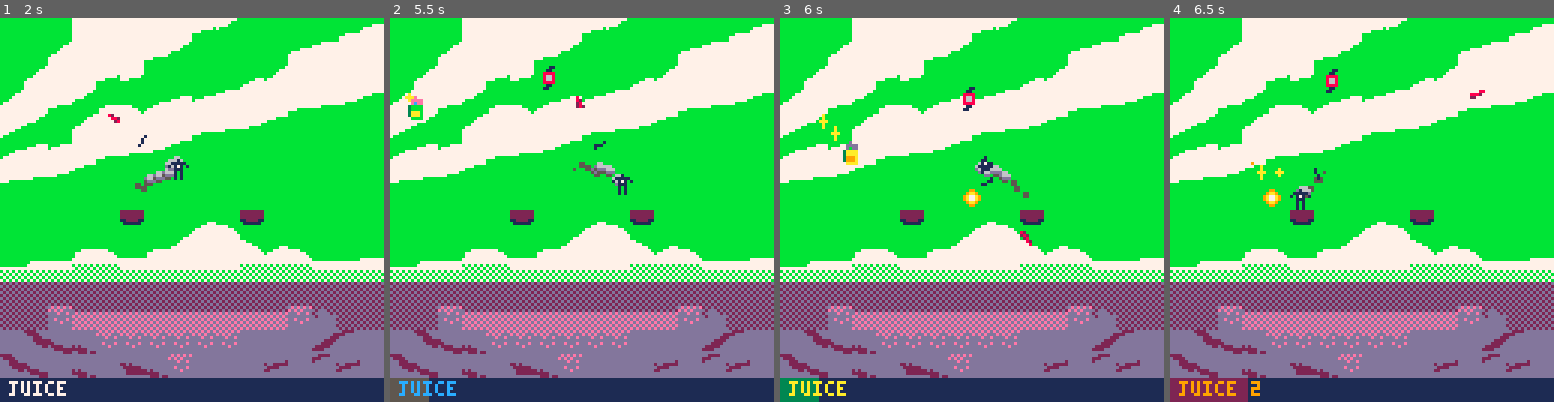
Above: before the commit, frames 1-4 (left to right).
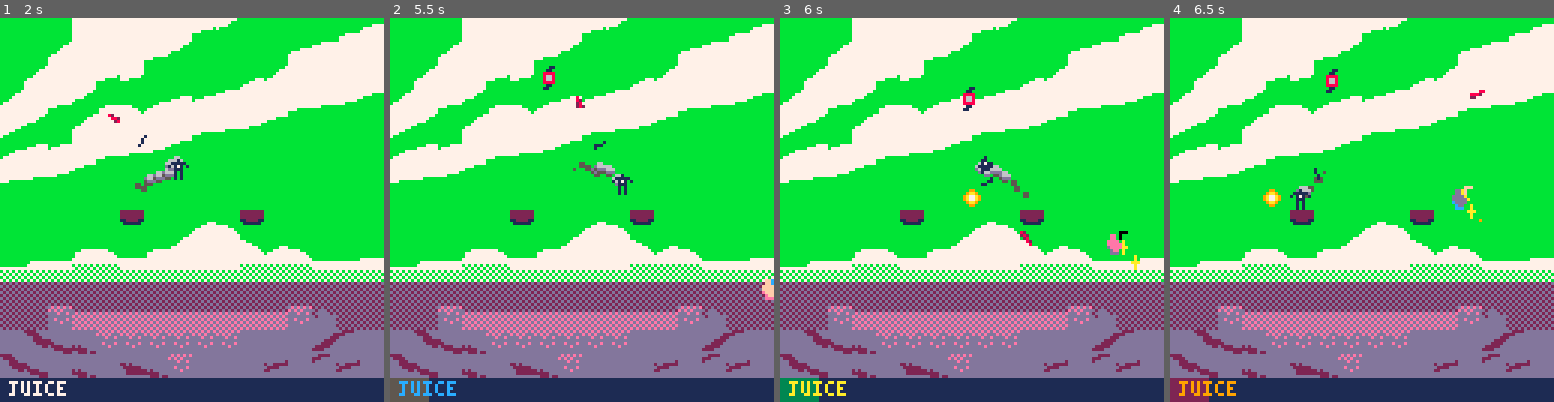
Above: after the commit, the same moments.

Repository: Jebuu/LD40
Game: PICO-8 cartridge ld40.p8
Two runs of this game, one before a commit and one after it. Both use one fixed random seed, a clock stepped at 60 frames per second and the inputs below.
Inputs (mouse positions are in pixels of both pictures, inside the frame that each line leads up to):
- Up to frame 1 (2 s): tap X (X key) at 0.33, 1.07, 1.85 s; click (280, 121) at 0.67 s; tap O (Z key) at 0.7, 1.7 s; click (46, 267) at 1.22 s; hold Right from 1.6 s (still down); click (107, 114) at 1.77 s
- Up to frame 2 (5.5 s): release Right at 2.1 s; tap O (Z key) every 0.4 s from 2.1 to 5.3 s; hold Up 2.15-2.42 s; click (562, 259) at 2.32 s; hold Right 2.47-3.03 s; click (624, 106) at 2.87 s; tap X (X key) at 2.97, 4.08, 5.2 s; hold Left 3.08-3.58 s; click (685, 256) at 3.42 s; hold Down 3.63-3.97 s; click (451, 102) at 3.97 s; hold Right 4.02-4.68 s; click (512, 248) at 4.52 s; hold Up 4.73-5.03 s; click (574, 94) at 5.07 s; hold Left from 5.08 s (still down)
- Up to frame 3 (6 s): click (1029, 244) at 5.62 s; release Left at 5.68 s; tap O (Z key) at 5.7 s; hold Down from 5.73 s (still down)
- Up to frame 4 (6.5 s): release Down at 6.03 s; hold Right from 6.08 s (still down); tap O (Z key) at 6.1 s; click (1481, 90) at 6.17 s; tap X (X key) at 6.32 s

Frame 1 is identical in both runs. In frame 2, 0.4% of the frame differs, in the area x 3-100%, y 19-74%; in frame 3, 0.5%; in frame 4, 0.9%, in the area x 10-82%, y 37-100%.

Commit message:
added random sprite selection for the juice, cleaned up make_actor?

Diff:
--- a/ld40.p8
+++ b/ld40.p8
@@ -37,12 +37,12 @@
 }
 
 function _init()
+    poke(0x5f2d, 1)
     title_init()
 end
 
 function title_init()
     music( mus.title )
-    poke(0x5f2d, 1)
     gamestate = 0 -- title state
     bullets = {}
     enemies = {}
@@ -107,19 +107,19 @@
     if ( juice_count < 0 ) then
         title_init()
         return
-    end -- function make_actor(t, x, y, dirx, diry, sf, fc, as)
+    end -- function make_actor(t, x, y, sf, fc, as)
     if ( t %  simple_round(100, juice_count) == 0) then -- adjust enemy the spawn rate here
         if ( flr( rnd( 2 ) ) == 0 ) then
-            make_actor(1, flr( rnd( 2 ) ) * 128, rnd( 128 ), 0, 0, 128, 4, 10)
+            make_actor(1, flr( rnd( 2 ) ) * 128, rnd( 128 ), 128, 4, 10)
         else
-            make_actor(1, rnd( 128 ), flr( rnd( 2 ) ) * 128, 0, 0, 128, 4, 10)
+            make_actor(1, rnd( 128 ), flr( rnd( 2 ) ) * 128, 128, 4, 10)
         end
     end
     if ( t % 100 == 50) then -- adjust juice the spawn rate here
         if ( flr( rnd( 2 ) ) == 0 ) then
-            make_actor(2, rnd( 128 ), flr( rnd( 2 ) ) * 128, 0, 0)
+            make_actor(2, rnd( 128 ), flr( rnd( 2 ) ) * 128, rnd( 5 ) + 50, 0)
         else
-            make_actor(2, flr( rnd( 2 ) ) * 128, rnd ( 128 ), 0, 0)
+            make_actor(2, flr( rnd( 2 ) ) * 128, rnd ( 128 ), rnd( 5 ) + 50, 0)
         end
     end
     move_actor()
@@ -325,19 +324,18 @@
     end
 
     for j in all( juices ) do
-        spr( 160, j.pt.x, j.pt.y)
         if (not j.col) j.col = 0
         j.col += 1
         if (j.col >= 16) j.col = 0
         for i = 0, 16 do
             pal(i, i + j.col)
         end
-        spr( j.type, j.pt.x, j.pt.y)
+        spr( j.sf, j.pt.x, j.pt.y)
         pal()
     end
 end
 
-function make_actor(t, x, y, dirx, diry, sf, fc, as)
+function make_actor(t, x, y, sf, fc, as)
     local a = {
         life = 1,
         type = t,
